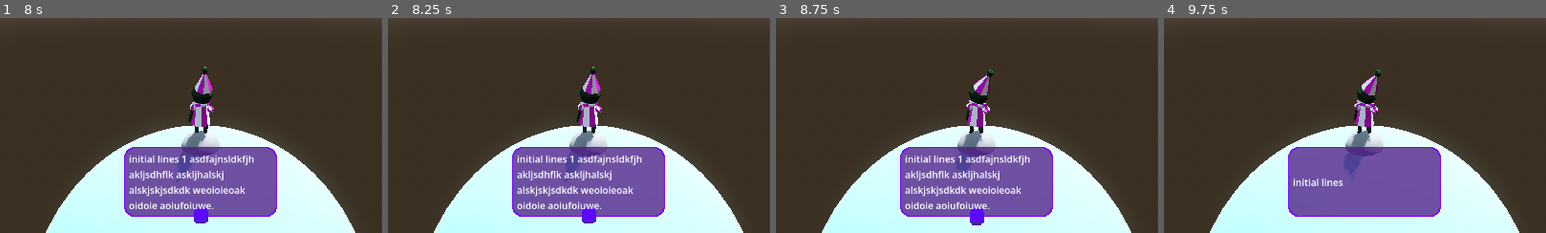
Above: before the commit, frames 1-4 (left to right).
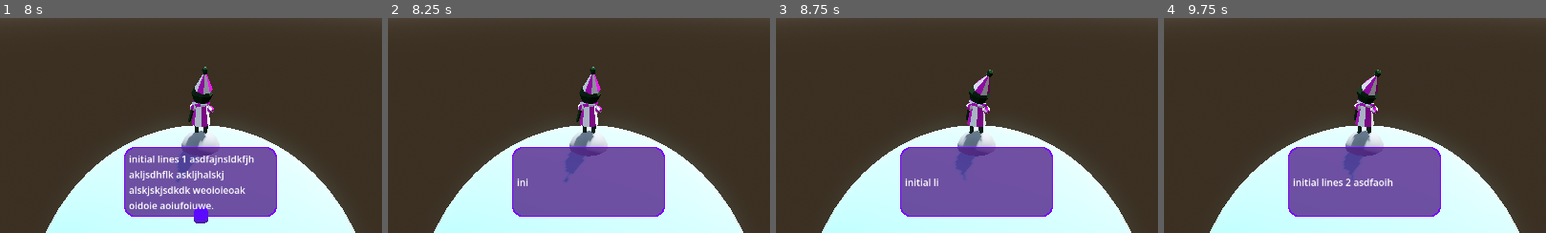
Above: after the commit, the same moments.

Repository: boner-cmd/effective-octo-pancake
Game: Godot game, scene res://Scenes/TitleScreen.tscn
Same seed, same stepped clock (60 frames per second), same inputs: the game is played once before the commit and once after it. The engine's default icon, where the game draws it, is replaced by a stand-in: a white triangle on a blue panel in a dark square. Sound files missing from this copy of the repository are replaced by a short silence.
Inputs (mouse positions are % of the whole screen's width and height, from its top left):
- Up to frame 1 (8 s): click (11, 42) at 0.5 s; tap F (advance_dialogue, bound only before the commit) at 1.25, 2.1, 6.6 s; move the mouse to (55, 50) at 1.27 s; hold Space (advance_dialogue, bound only after the commit) 1.28-2.03 s; hold W (up) 1.28-6.53 s; tap Enter (ui_accept) at 1.52, 2.27, 2.75, 3.77, 4.25, 4.52, 5.27, 6.77, 7.25, 7.52 s; move the mouse to (45, 50) at 2.02 s; move the mouse to (52, 48) at 2.77 s; press the mouse at (52, 48) at 2.78 s; move the mouse to (49, 52) at 3.52 s; release the mouse at (49, 52) at 3.53 s; tap Space (advance_dialogue, bound only after the commit) at 3.6 s; move the mouse to (57, 51) at 4.27 s; hold F (advance_dialogue, bound only before the commit) 4.28-5.03 s; move the mouse to (42, 49) at 5.02 s; click (42, 49) at 5.1 s; move the mouse to (51, 50) at 5.77 s; hold Space (advance_dialogue, bound only after the commit) 5.78-6.53 s; move the mouse to (46, 48) at 6.52 s; hold D (right) 6.53-7.28 s; move the mouse to (55, 50) at 7.27 s; press the mouse at (55, 50) at 7.28 s; hold W (up) from 7.28 s (still down)
- Up to frame 2 (8.25 s): keep holding W (up); move the mouse to (45, 50) at 8.02 s; release the mouse at (45, 50) at 8.03 s; tap Space (advance_dialogue, bound only after the commit) at 8.1 s
- Up to frame 3 (8.75 s): keep holding W (up); tap Enter (ui_accept) at 8.27 s
- Up to frame 4 (9.75 s): move the mouse to (52, 48) at 8.77 s; hold F (advance_dialogue, bound only before the commit) 8.78-9.53 s; move the mouse to (49, 52) at 9.52 s; release W (up) at 9.53 s; hold A (left) from 9.53 s (still down); click (49, 52) at 9.6 s
The pictures show only the part of the screen within x 24-74%, y 23-73%; the shares and areas given below are measured in that part.

Frame 1 is identical in both runs. In frame 2, 2.4% of the frame differs, in the area x 33-67%, y 64-96%; in frame 3, 2.6%, in the area x 33-67%, y 64-97%; in frame 4, 0.3%.

Commit message:
cleaning up some bug

Diff:
--- a/Character Scenes/PlayerController.gd
+++ b/Character Scenes/PlayerController.gd
@@ -157,7 +157,6 @@
 
 
 	if is_on_floor() and event.is_action_pressed("jump"):
-		#current_anim = JUMP
 		anim_tree.set("parameters/Jump/request", AnimationNodeOneShot.ONE_SHOT_REQUEST_FIRE)
 
 func _unhandled_input(event: InputEvent) -> void:
--- a/Scenes/MainScene.tscn
+++ b/Scenes/MainScene.tscn
@@ -20,9 +20,17 @@
 planet = NodePath("../DefaultLoadingPlanet")
 
 [node name="Skeleton3D" parent="PlayerCharacter/ClownRigFBX/Rig" parent_id_path=PackedInt32Array(700328766, 77601808, 1346645065) index="0" unique_id=1334537233]
-bones/4/rotation = Quaternion(-0.9890514, -4.3092086e-08, 1.16018036e-07, 0.14757188)
-bones/8/rotation = Quaternion(0.99952626, 0.00037702796, -0.027574766, -0.013666067)
-bones/10/rotation = Quaternion(0.99952626, 0.0003770258, 0.02757483, 0.013666067)
+bones/2/position = Vector3(-0.0011467235, 0.002524902, 0.0003706064)
+bones/2/rotation = Quaternion(0.02216755, 0.0041761817, -0.04048715, 0.9989255)
+bones/3/rotation = Quaternion(-0.0030049384, -0.0016402706, -0.07543147, 0.9971451)
+bones/4/rotation = Quaternion(-0.925464, 0.0686871, -0.3272313, 0.17809637)
+bones/6/rotation = Quaternion(-0.17203894, 0.14195676, 0.9686031, -0.109813966)
+bones/8/rotation = Quaternion(0.9835253, 0.17652532, -0.03655091, 0.013451418)
+bones/9/rotation = Quaternion(0.070988365, 0.012401652, 0.023071257, 0.9971332)
+bones/10/rotation = Quaternion(0.9819164, 0.16532433, 0.088516936, 0.025937038)
+bones/11/rotation = Quaternion(-0.031185754, -0.02932609, -0.0005048418, 0.99908316)
+bones/12/rotation = Quaternion(-0.013178121, -0.006456093, 0.067394994, 0.99761856)
+bones/13/rotation = Quaternion(0.08117428, 0.035492223, -0.04850132, 0.9948863)
 
 [node name="MapUI" parent="." unique_id=1506166126 instance=ExtResource("2_tr2i4")]
 visible = false
--- a/Scenes/main_scene.gd
+++ b/Scenes/main_scene.gd
@@ -2,6 +2,7 @@
 
 enum {IDLE, WALK, JUMP, GET, GIVE, TALK, VICTORY}
 @onready var main_scene: Node3D = $"."
+@onready var player_character: CharacterBody3D = $PlayerCharacter
 
 # Called when the node enters the scene tree for the first time.
 func _ready() -> void:
--- a/project.godot
+++ b/project.godot
@@ -83,7 +83,7 @@
 }
 advance_dialogue={
 "deadzone": 0.2,
-"events": [Object(InputEventKey,"resource_local_to_scene":fa …(140 unchanged characters)… d":false,"keycode":0,"physical_keycode":70,"key_label":0,"unicode":102,"location":0,"echo":false,"script":null)
+"events": [Object(InputEventKey,"resource_local_to_scene":fa …(140 unchanged characters)… d":false,"keycode":0,"physical_keycode":32,"key_label":0,"unicode":32,"location":0,"echo":false,"script":null)
 ]
 }
 
